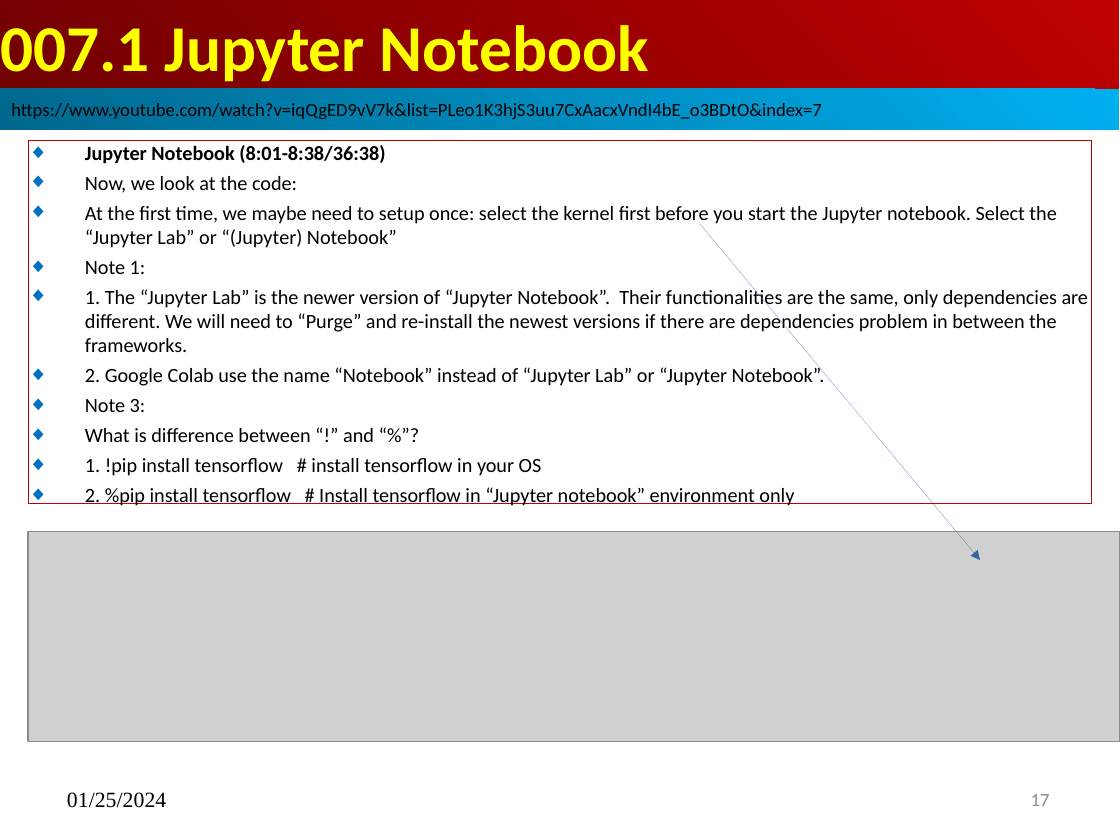
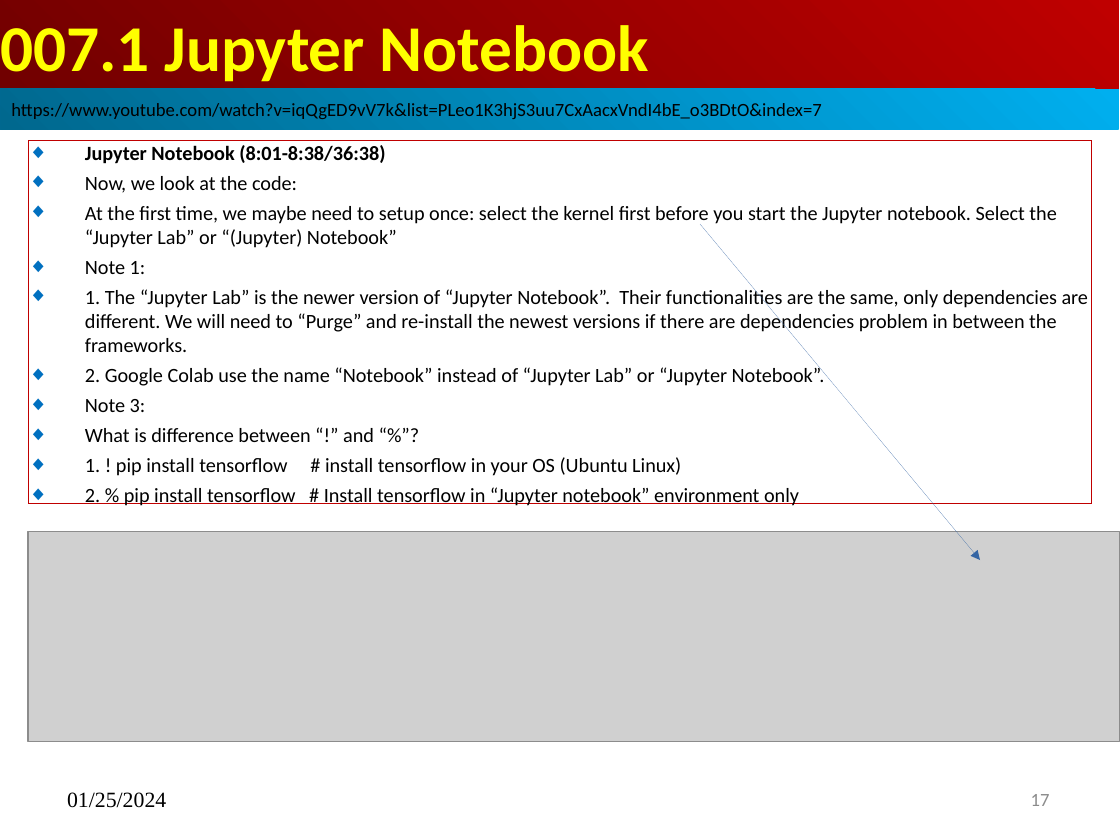
Before and after one commit to peterhchen/AIU_CS512_DL, a slide deck: slide 17 of 000_Lecture_Project/week01/01_Lecture/07_Write_Digit.pptx. Drawn at 1120x840 pixels with LibreOffice and Linux fonts; fonts in the diff are those of the drawing; grey boxes stand for pictures. Boxes give left, top, right and bottom in pixels: in the first picture for what was removed or moved away, otherwise in the second. Text is boxed around its words. In the diff, an @@ line names an element or a change of style, - is before the commit and + after.

```diff
--- a/000_Lecture_Project/week01/01_Lecture/07_Write_Digit.pptx
+++ b/000_Lecture_Project/week01/01_Lecture/07_Write_Digit.pptx
@@ subtitle at <box>85,457,799,506</box>: text changed @@
-◆ 1. !pip install tensorflow # install tensorflow in your OS
-◆ 2. %pip install tensorflow # Install tensorflow in “Jupyter notebook” environment only
+◆ 1. ! pip install tensorflow # install tensorflow in your OS (Ubuntu Linux)
+◆ 2. % pip install tensorflow # Install tensorflow in “Jupyter notebook” environment only
```
Also in this commit, not shown: 2 other slides changed, 3 other files.
